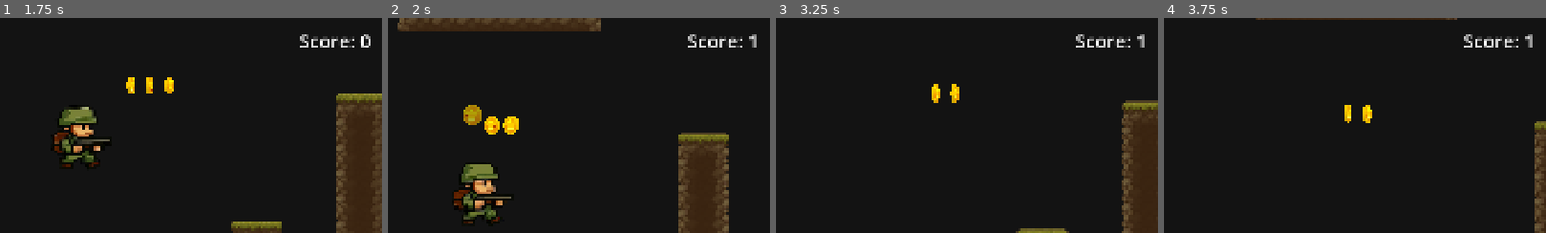
Above: before the commit, frames 1-4 (left to right).
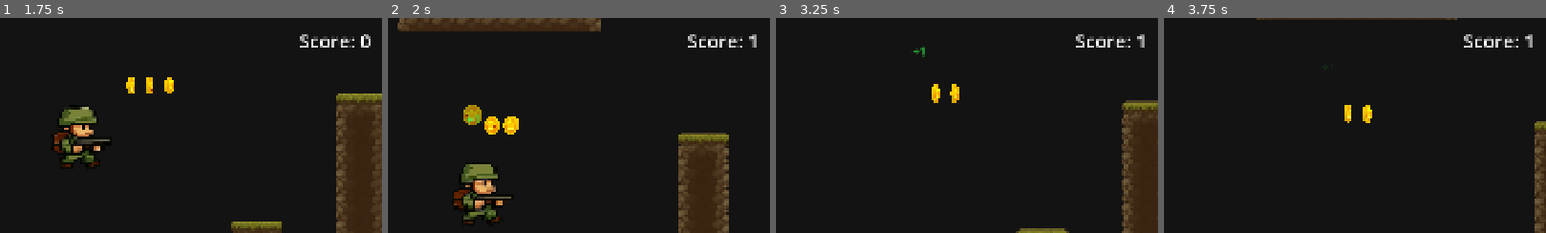
Above: after the commit, the same moments.

Repository: slaavo/Platform_test
Game: Godot game, scene res://Main.tscn
Two runs of this game, one before a commit and one after it. Both use one fixed random seed, a clock stepped at 60 frames per second and the inputs below.
Inputs:
- Up to frame 1 (1.75 s): tap Enter (ui_accept) at 0.5, 0.77, 1.52 s; hold Right (ui_right) from 0.53 s (still down)
- Up to frame 2 (2 s): keep holding Right (ui_right)
- Up to frame 3 (3.25 s): release Right (ui_right) at 2.03 s; hold Left (ui_left) from 2.03 s (still down); tap Enter (ui_accept) at 3.02 s
- Up to frame 4 (3.75 s): keep holding Left (ui_left)
The pictures show only the part of the screen within x 50-100%, y 0-50%; the shares and areas given below are measured in that part.

Frame 1 is identical in both runs. In frame 2, less than 0.1% of the frame differs, in the area x 20-24%, y 44-49%; in frame 3, less than 0.1%; in frame 4, less than 0.1%.

Commit message:
Add floating score effect and flexible points system
- New FloatingScore scene: animated +/- text that rises in arc
  - 2s lifetime, green for positive, red for negative
  - Smooth arc motion with random drift direction
  - Fade out in second half of animation

- Extended GameManager with new signals and functions:
  - add_points(amount, source) - universal point handling
  - remove_points(amount, source) - wrapper for negative
  - points_changed signal for future extensibility

- Modified Coin to spawn FloatingScore on collection

Diff:
--- a/coin.gd
+++ b/coin.gd
@@ -3,6 +3,12 @@
 
 # === SYGNAŁY ===
 signal collected
+
+# === SCENY ===
+const FloatingScoreScene: PackedScene = preload("res://floating_score.tscn")
+
+# === PARAMETRY ===
+const POINTS_VALUE: int = 1
 
 # === PARAMETRY ANIMACJI ZNIKANIA ===
 @export var float_speed: float = 150.0
@@ -69,6 +75,9 @@
 	# Wyślij sygnał
 	collected.emit()
 
+	# Spawn efektu punktów
+	_spawn_floating_score()
+
 	# Wyłącz kolizję
 	if area:
 		area.set_deferred("monitoring", false)
@@ -76,3 +85,9 @@
 	# Rozpocznij animację znikania
 	is_collected = true
 	fade_timer = fade_duration
+
+
+func _spawn_floating_score() -> void:
+	var floating: FloatingScore = FloatingScoreScene.instantiate()
+	floating.setup(POINTS_VALUE, global_position)
+	get_tree().current_scene.add_child(floating)
--- /dev/null
+++ b/floating_score.gd
@@ -0,0 +1,86 @@
+class_name FloatingScore
+extends Node2D
+
+@onready var label: Label = $Label
+
+# === PARAMETRY ANIMACJI ===
+const LIFETIME: float = 2.0
+const RISE_HEIGHT: float = 120.0
+const DRIFT_RANGE: float = 40.0
+const FONT_SIZE: int = 32
+
+# === KOLORY ===
+const COLOR_POSITIVE: Color = Color(0.2, 1.0, 0.3, 1.0)  # Zielony
+const COLOR_NEGATIVE: Color = Color(1.0, 0.3, 0.2, 1.0)  # Czerwony
+
+# === ZMIENNE WEWNĘTRZNE ===
+var elapsed_time: float = 0.0
+var start_position: Vector2
+var drift_direction: float
+var points_amount: int = 0
+
+
+func _ready() -> void:
+	start_position = global_position
+	drift_direction = randf_range(-1.0, 1.0)
+	_setup_label()
+
+
+func setup(amount: int, spawn_position: Vector2) -> void:
+	points_amount = amount
+	global_position = spawn_position
+
+
+func _setup_label() -> void:
+	if not label:
+		return
+
+	# Tekst z plusem lub minusem
+	var prefix: String = "+" if points_amount >= 0 else ""
+	label.text = prefix + str(points_amount)
+
+	# Kolor zależny od znaku
+	label.add_theme_color_override("font_color", COLOR_POSITIVE if points_amount >= 0 else COLOR_NEGATIVE)
+
+	# Rozmiar czcionki
+	label.add_theme_font_size_override("font_size", FONT_SIZE)
+
+	# Wycentrowanie
+	label.horizontal_alignment = HORIZONTAL_ALIGNMENT_CENTER
+	label.vertical_alignment = VERTICAL_ALIGNMENT_CENTER
+
+
+func _process(delta: float) -> void:
+	elapsed_time += delta
+
+	var progress: float = elapsed_time / LIFETIME
+
+	if progress >= 1.0:
+		queue_free()
+		return
+
+	_update_position(progress)
+	_update_opacity(progress)
+
+
+func _update_position(progress: float) -> void:
+	# Ruch w górę - szybki na początku, zwalnia (ease out)
+	var ease_progress: float = 1.0 - pow(1.0 - progress, 2.0)
+	var rise_offset: float = ease_progress * RISE_HEIGHT
+
+	# Drift boczny - tworzy łuk
+	var drift_offset: float = sin(progress * PI) * DRIFT_RANGE * drift_direction
+
+	global_position = start_position + Vector2(drift_offset, -rise_offset)
+
+
+func _update_opacity(progress: float) -> void:
+	if not label:
+		return
+
+	# Fade out - zaczyna zanikać po połowie czasu
+	var alpha: float = 1.0
+	if progress > 0.5:
+		alpha = 1.0 - ((progress - 0.5) * 2.0)
+
+	label.modulate.a = alpha
--- /dev/null
+++ b/floating_score.tscn
@@ -0,0 +1,14 @@
+[gd_scene load_steps=2 format=3 uid="uid://dfloatingscore01"]
+
+[ext_resource type="Script" path="res://floating_score.gd" id="1_floating"]
+
+[node name="FloatingScore" type="Node2D"]
+script = ExtResource("1_floating")
+
+[node name="Label" type="Label" parent="."]
+offset_left = -50.0
+offset_top = -20.0
+offset_right = 50.0
+offset_bottom = 20.0
+horizontal_alignment = 1
+vertical_alignment = 1
--- a/game_manager.gd
+++ b/game_manager.gd
@@ -3,6 +3,7 @@
 
 # === SYGNAŁY ===
 signal score_changed(new_score: int)
+signal points_changed(amount: int, new_total: int, source: String)
 signal player_died
 signal player_respawned
 
@@ -20,11 +21,21 @@
 
 
 # === ZARZĄDZANIE WYNIKIEM ===
-func add_score(points: int) -> void:
-	score += points
+func add_points(amount: int, source: String = "unknown") -> void:
+	score += amount
 	if score > high_score:
 		high_score = score
 	score_changed.emit(score)
+	points_changed.emit(amount, score, source)
+
+
+func remove_points(amount: int, source: String = "unknown") -> void:
+	add_points(-amount, source)
+
+
+# Zachowanie kompatybilności wstecznej
+func add_score(points: int) -> void:
+	add_points(points, "legacy")
 
 
 func reset_score() -> void:
